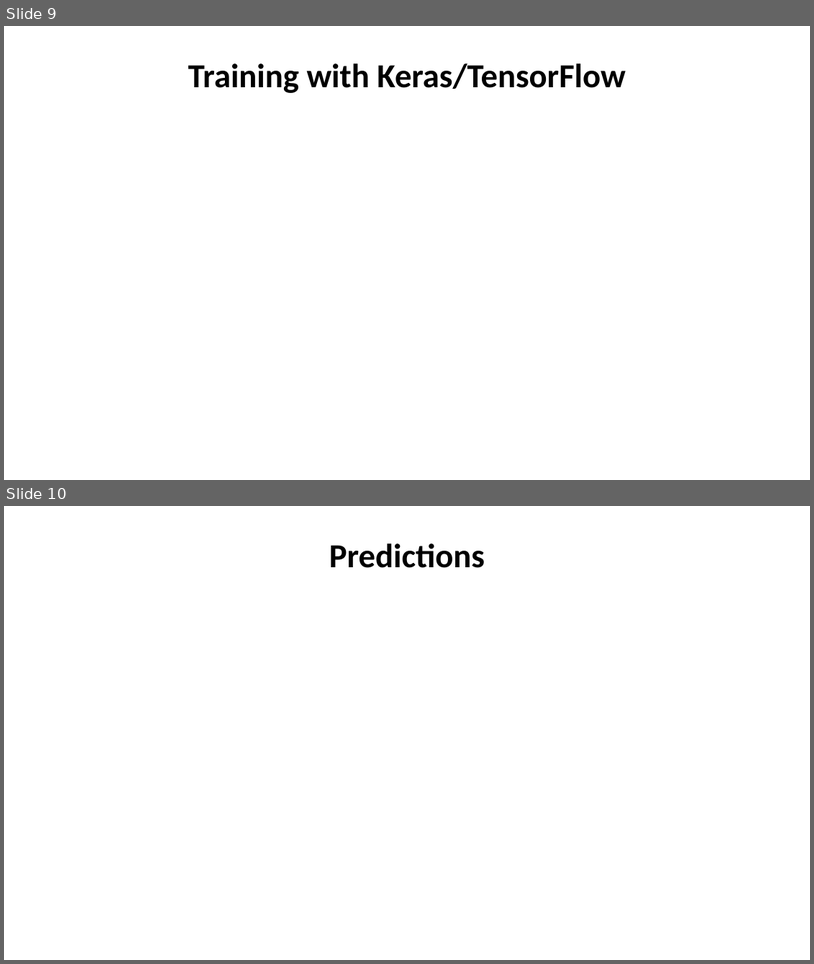
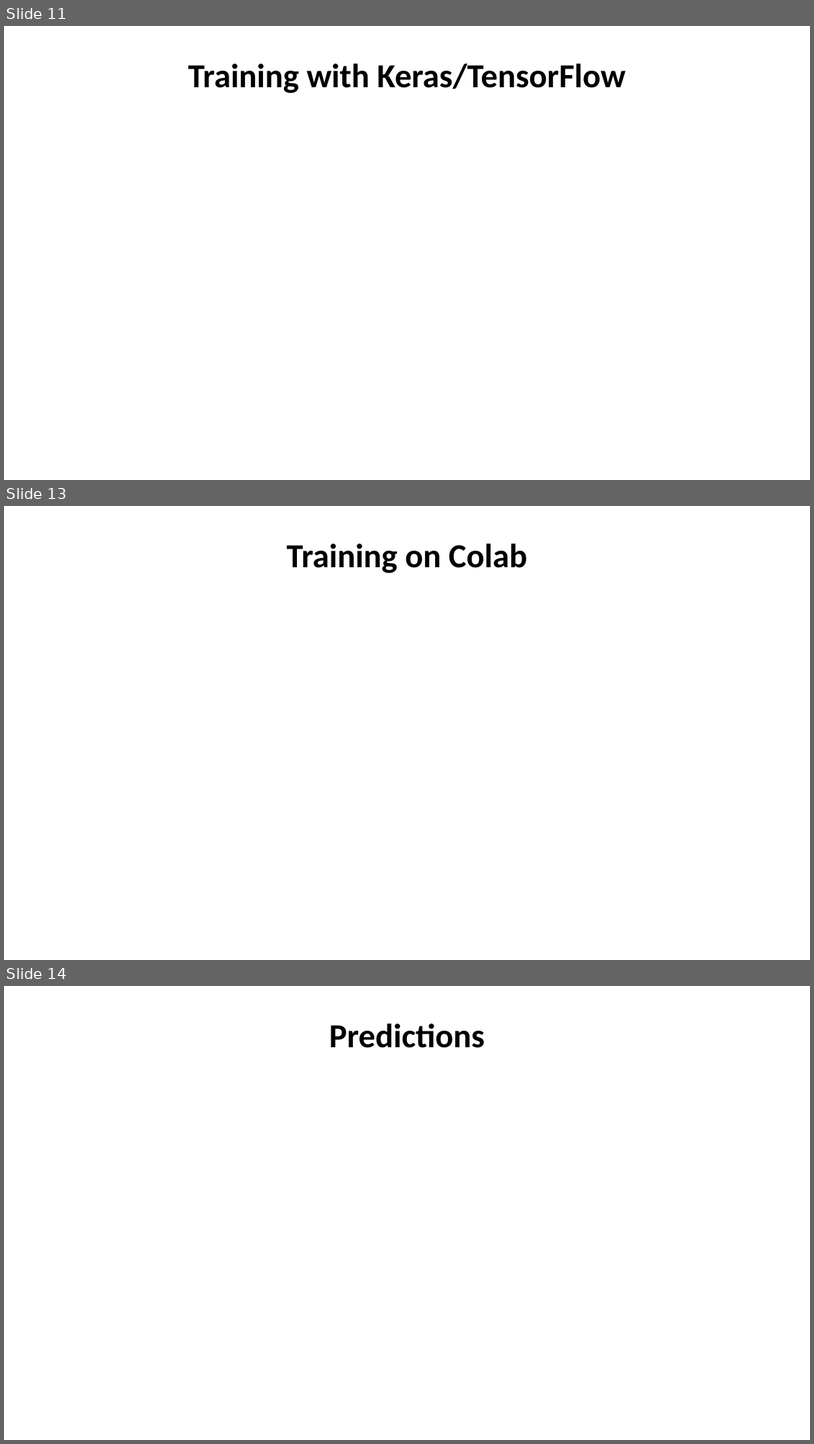
Before and after one commit to colinleach/proj502, a slide deck: project_report/Colin Leach project for ASTR 502.pptx. Shown one above the other, each under a label of ours: slides 9 and 10 before the commit, slides 11, 13 and 14 after it; the slides between them are not shown. The pictures are 814x964 and 814x1444 pixels, drawn with LibreOffice and Linux fonts; fonts in the diff are those of the drawing. Boxes give left, top, right and bottom in pixels: in the first picture for what was removed or moved away, otherwise in the second. Text is boxed around its words. In the diff, an @@ line names an element or a change of style, - is before the commit and + after.

```diff
--- a/project_report/Colin Leach project for ASTR 502.pptx
+++ b/project_report/Colin Leach project for ASTR 502.pptx
@@ slide 13 added at [4, 506, 810, 960], background #FFFFFF @@
@@ title added at [287, 543, 527, 573], 40 pt, text #000000, bold @@
+Training on Colab
@@ what was slide 9 is now slide 11 @@
@@ what was slide 10 is now slide 14 @@
```
Also in this commit, not shown: 3 slides changed, 3 other slides added, 3 other files.
